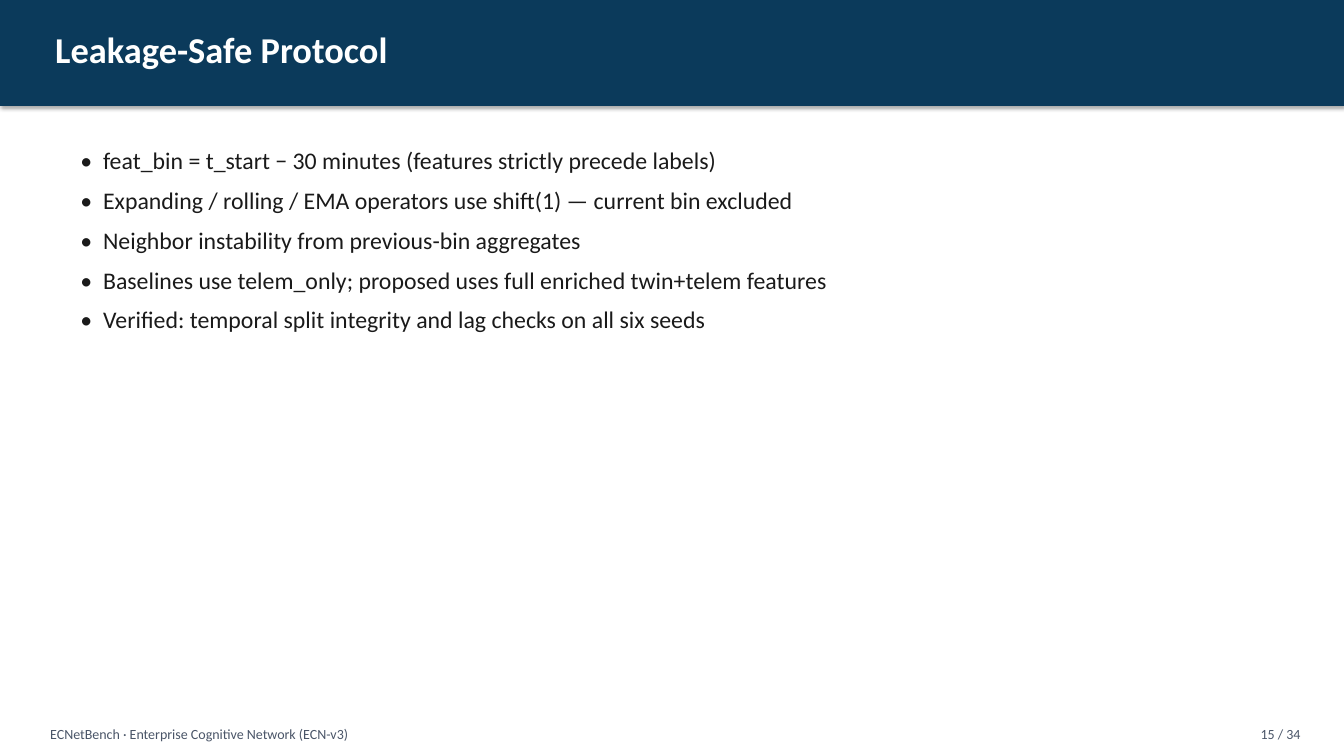
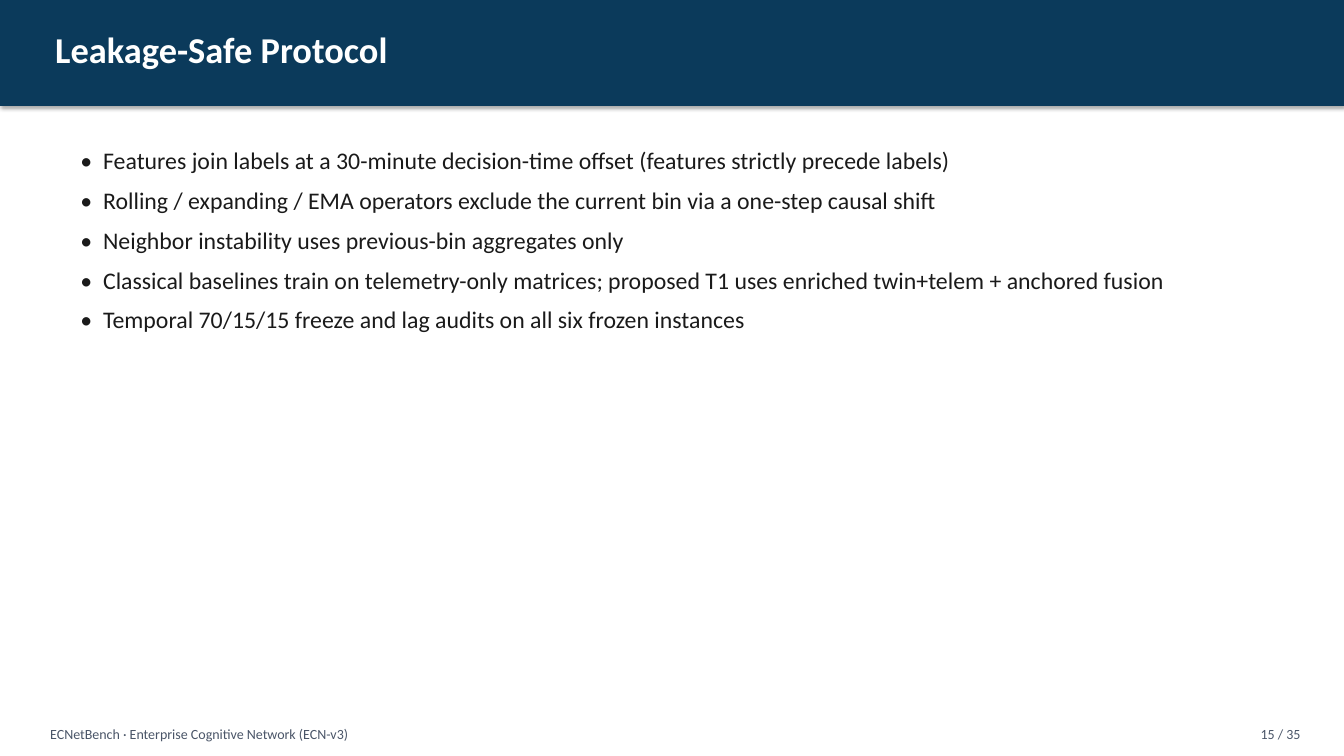
Before and after one commit to Audrey2023uh/Network-Multi-Agent, a slide deck: slide 15 of presentation/Network_Journal_Presentation.pptx. Drawn at 1344x756 pixels with LibreOffice and Linux fonts; fonts in the diff are those of the drawing. Boxes give left, top, right and bottom in pixels: in the first picture for what was removed or moved away, otherwise in the second. Text is boxed around its words. In the diff, an @@ line names an element or a change of style, - is before the commit and + after.

```diff
--- a/presentation/Network_Journal_Presentation.pptx
+++ b/presentation/Network_Journal_Presentation.pptx
@@ text at <box>103,152,1164,332</box>: text changed @@
-• feat_bin = t_start − 30 minutes (features strictly precede labels)
-• Expanding / rolling / EMA operators use shift(1) — current bin excluded
-• Neighbor instability from previous-bin aggregates
-• Baselines use telem_only; proposed uses full enriched twin+telem features
-• Verified: temporal split integrity and lag checks on all six seeds
+• Features join labels at a 30-minute decision-time offset (features strictly precede labels)
+• Rolling / expanding / EMA operators exclude the current bin via a one-step causal shift
+• Neighbor instability uses previous-bin aggregates only
+• Classical baselines train on telemetry-only matrices; proposed T1 uses enriched twin+telem + anchored fusion
+• Temporal 70/15/15 freeze and lag audits on all six frozen instances
@@ text at <box>1261,730,1300,739</box>: text changed @@
-15 / 34
+15 / 35
```
Also in this commit, not shown: 32 other slides changed, 1 slide added, 18 other files.
